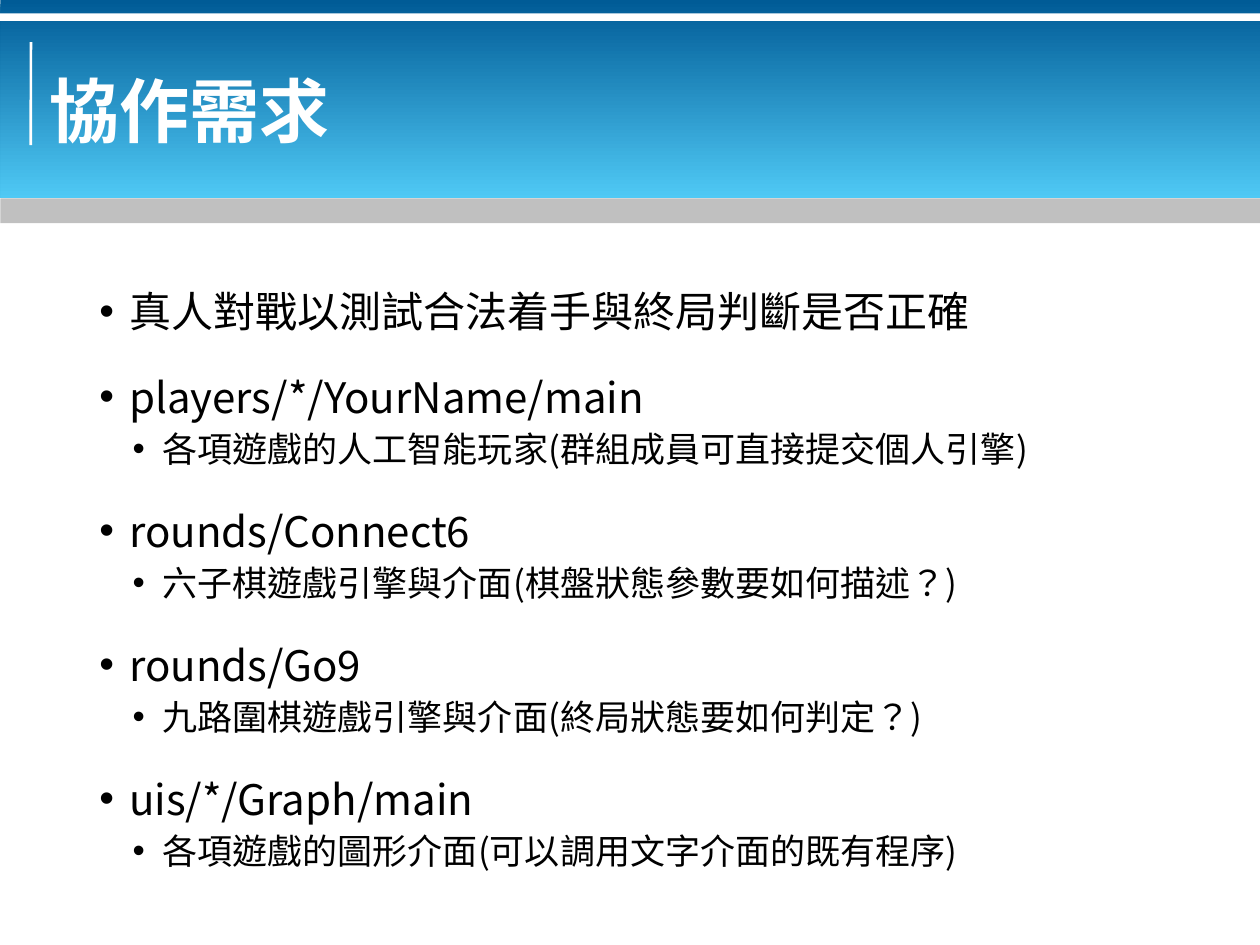
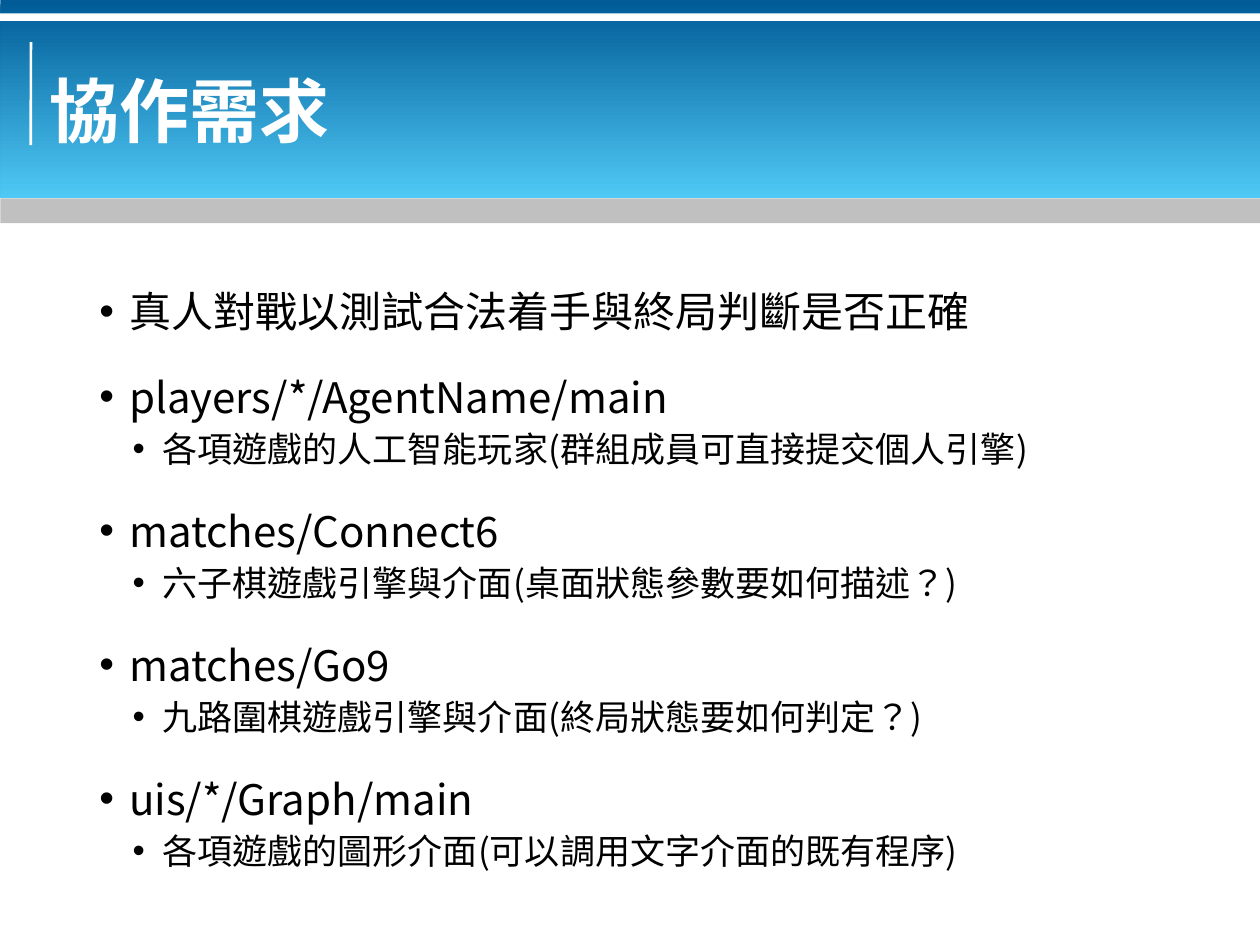
Before and after one commit to bluebat/.presentations, a slide deck: slide 12 of gamelets-arena-for-ai-players.odp. Drawn at 1260x945 pixels with LibreOffice and Linux fonts; fonts in the diff are those of the drawing; background and template pictures are left out. Boxes give left, top, right and bottom in pixels: in the first picture for what was removed or moved away, otherwise in the second. Text is boxed around its words. In the diff, an @@ line names an element or a change of style, - is before the commit and + after.

```diff
--- a/gamelets-arena-for-ai-players.odp
+++ b/gamelets-arena-for-ai-players.odp
@@ text at [129, 379, 668, 423]: text changed @@
-• players/*/YourName/main
+• players/*/AgentName/main
@@ text at [129, 513, 957, 689]: text changed @@
-• rounds/Connect6
-  • 六子棋遊戲引擎與介面(棋盤狀態參數要如何描述？)
-• rounds/Go9
+• matches/Connect6
+  • 六子棋遊戲引擎與介面(桌面狀態參數要如何描述？)
+• matches/Go9
```
Also in this commit, not shown: 4 other slides changed, 1 other file.
